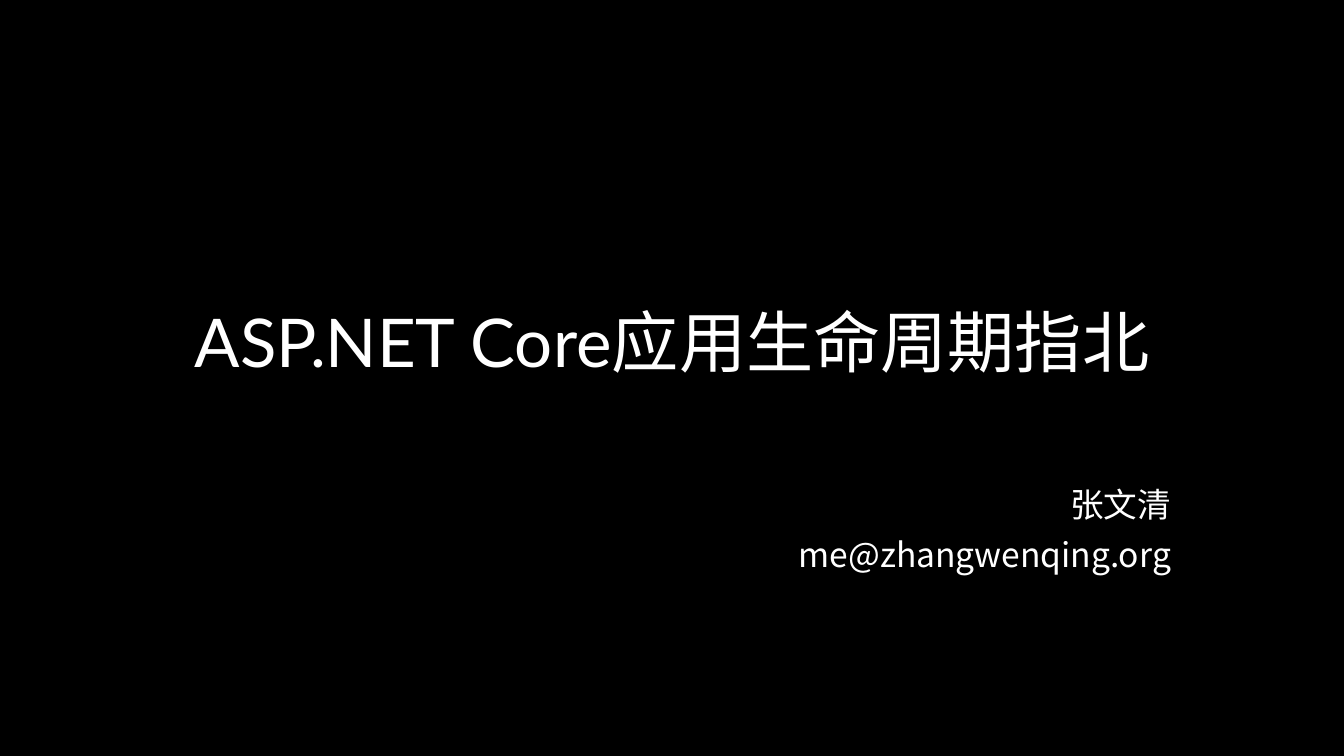
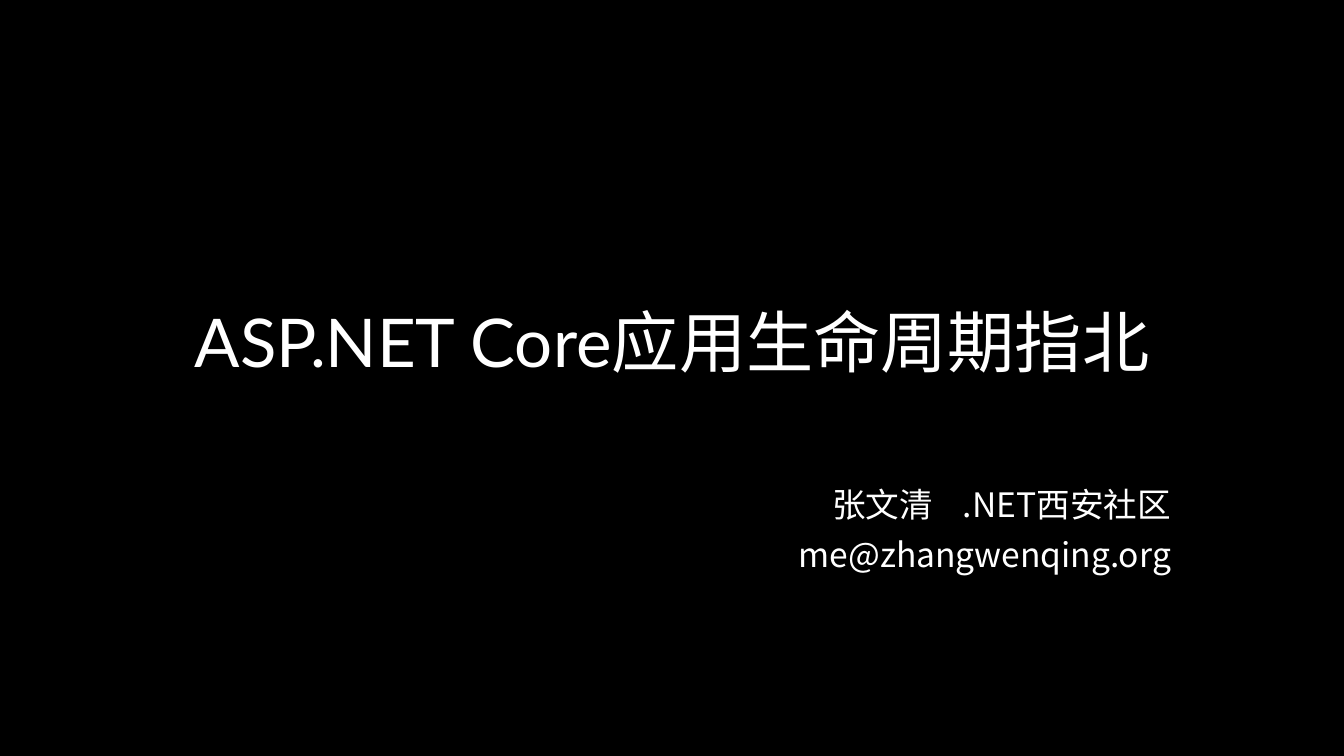
Before and after one commit to winkingzhang/aspnetcorelifecycle, a slide deck: slide 1 of 生命周期指北.pptx. Drawn at 1344x756 pixels with LibreOffice and Linux fonts; fonts in the diff are those of the drawing. Boxes give left, top, right and bottom in pixels: in the first picture for what was removed or moved away, otherwise in the second. Text is boxed around its words. In the diff, an @@ line names an element or a change of style, - is before the commit and + after.

```diff
--- a/生命周期指北.pptx
+++ b/生命周期指北.pptx
@@ subtitle at <box>832,488,1171,520</box>: text changed @@
-张文清
+张文清 .NET西安社区
```
Also in this commit, not shown: 2 other slides changed, 1 other file.
